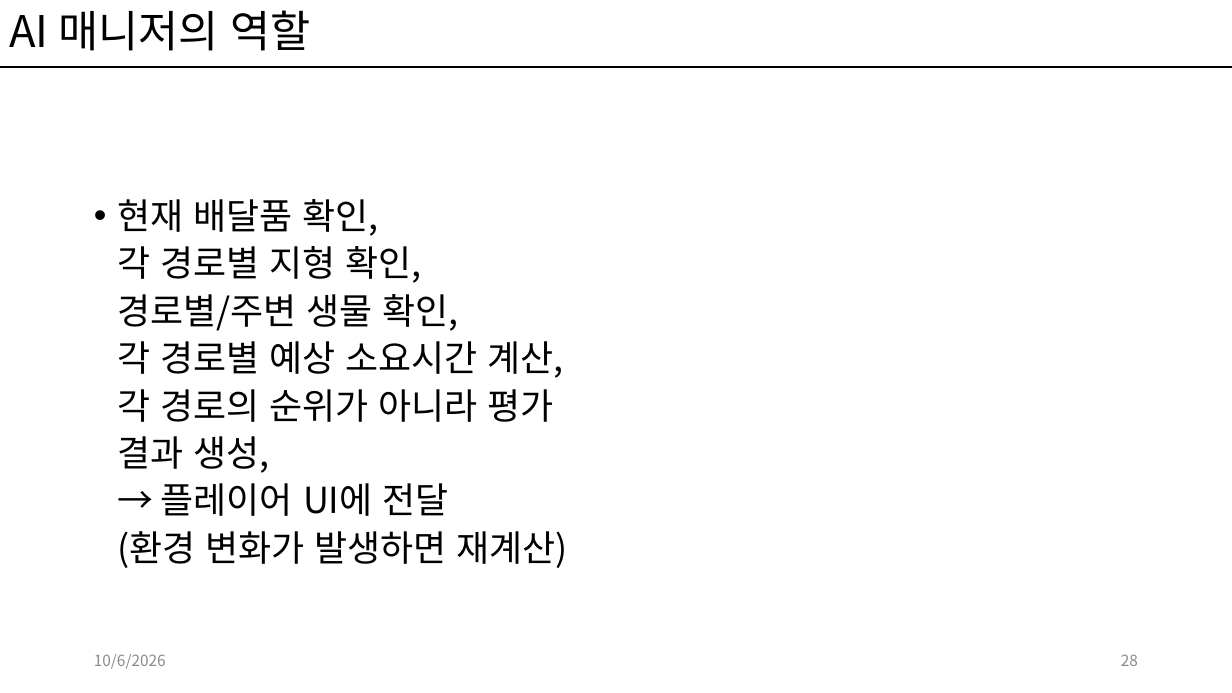
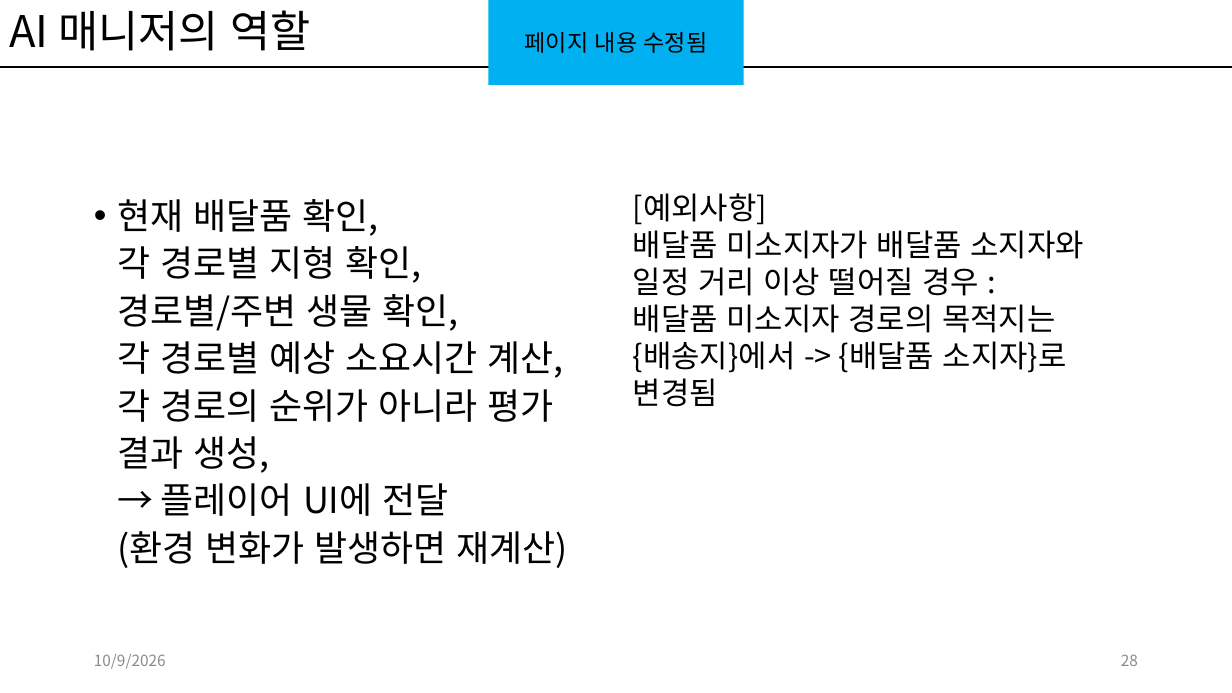
Before and after one commit to kwakyerin/2026_Graduation_Project, a slide deck: slide 28 of documents/HyunahKwon/design/designing/for_teammates/프로토타입_기획.pptx. Drawn at 1232x693 pixels with LibreOffice and Linux fonts; fonts in the diff are those of the drawing. Boxes give left, top, right and bottom in pixels: in the first picture for what was removed or moved away, otherwise in the second. Text is boxed around its words. In the diff, an @@ line names an element or a change of style, - is before the commit and + after.

Commit message:
경로표시 세부명시와 예외사항 추가
경로는 각자의 화면에 표시됨을 명시
예외사항- 두 플레이어가 멀어졌을 때의 경로 분리 설정 추가

```diff
--- a/documents/HyunahKwon/design/designing/for_teammates/프로토타입_기획.pptx
+++ b/documents/HyunahKwon/design/designing/for_teammates/프로토타입_기획.pptx
@@ rectangle added at (489,0,744,85), fill #00B0F0, 18 pt, text #000000 @@
+페이지 내용 수정됨
@@ text added at (633,193,1084,407), 24 pt, text #000000 @@
+[예외사항]
+배달품 미소지자가 배달품 소지자와 일정 거리 이상 떨어질 경우 :
+배달품 미소지자 경로의 목적지는
+{배송지}에서 -> {배달품 소지자}로 변경됨
@@ text at (94,654,166,669): text changed @@
-10/6/2026
+10/9/2026
```
Also in this commit, not shown: 34 other slides changed, 4 other files.
